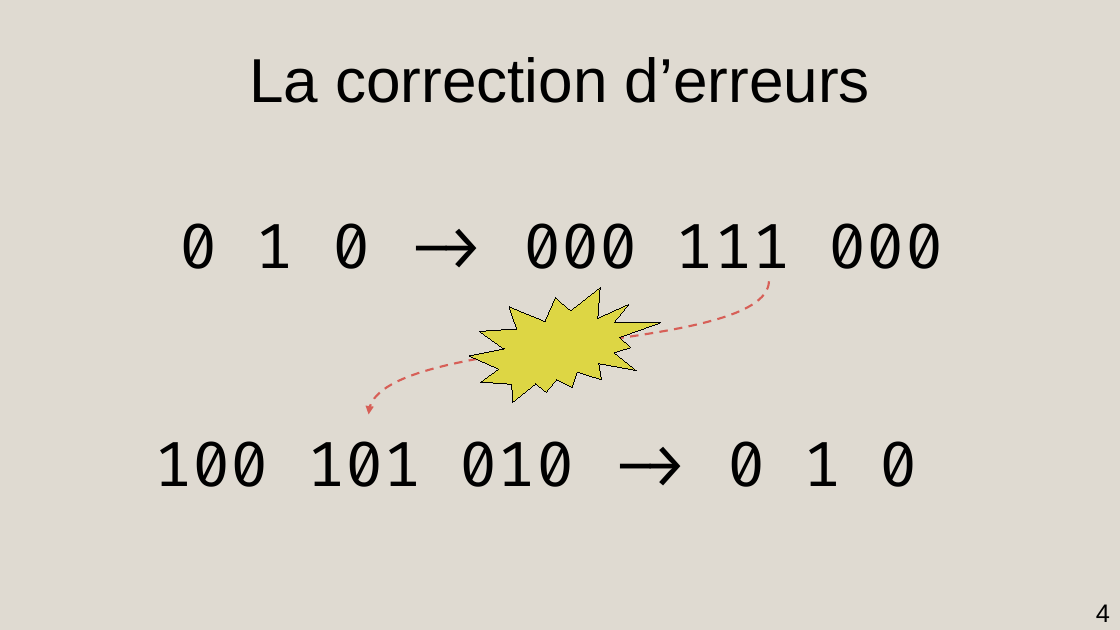
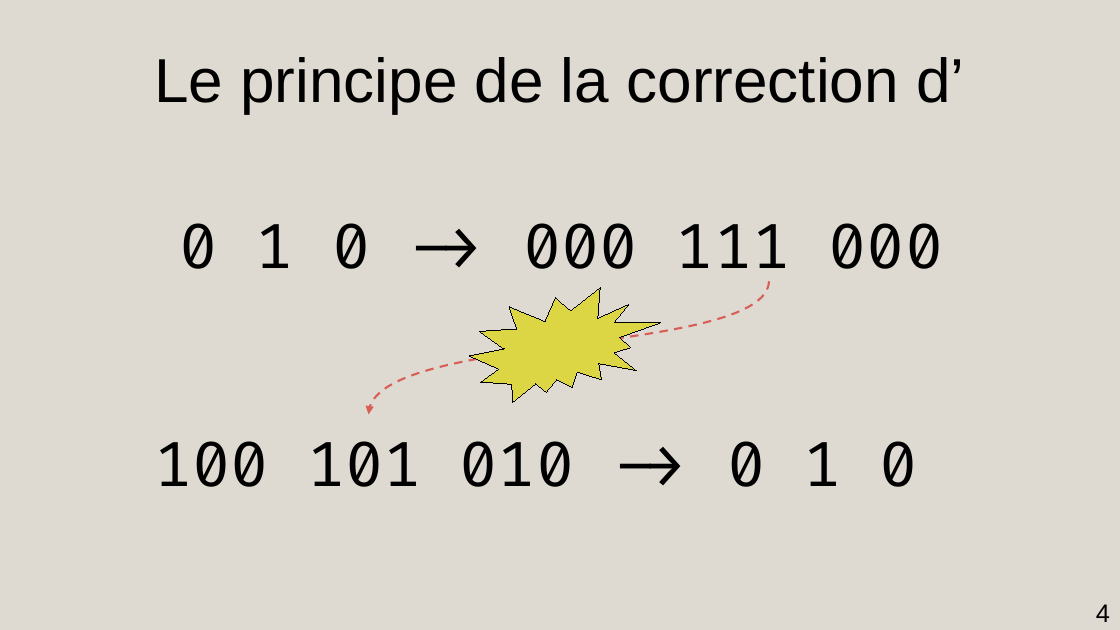
Before and after one commit to AmdaU/presentations, a slide deck: slide 4 of Seminaire/Seminaire.odp. Drawn at 1120x630 pixels with LibreOffice and Linux fonts; fonts in the diff are those of the drawing. Boxes give left, top, right and bottom in pixels: in the first picture for what was removed or moved away, otherwise in the second. Text is boxed around its words. In the diff, an @@ line names an element or a change of style, - is before the commit and + after.

```diff
--- a/Seminaire/Seminaire.odp
+++ b/Seminaire/Seminaire.odp
@@ title at box(154, 57, 964, 113): text changed @@
-La correction d’erreurs
+Le principe de la correction d’
```
Also in this commit, not shown: 2 other slides changed, 3 slides added, 3 slides removed, 1 other file.
